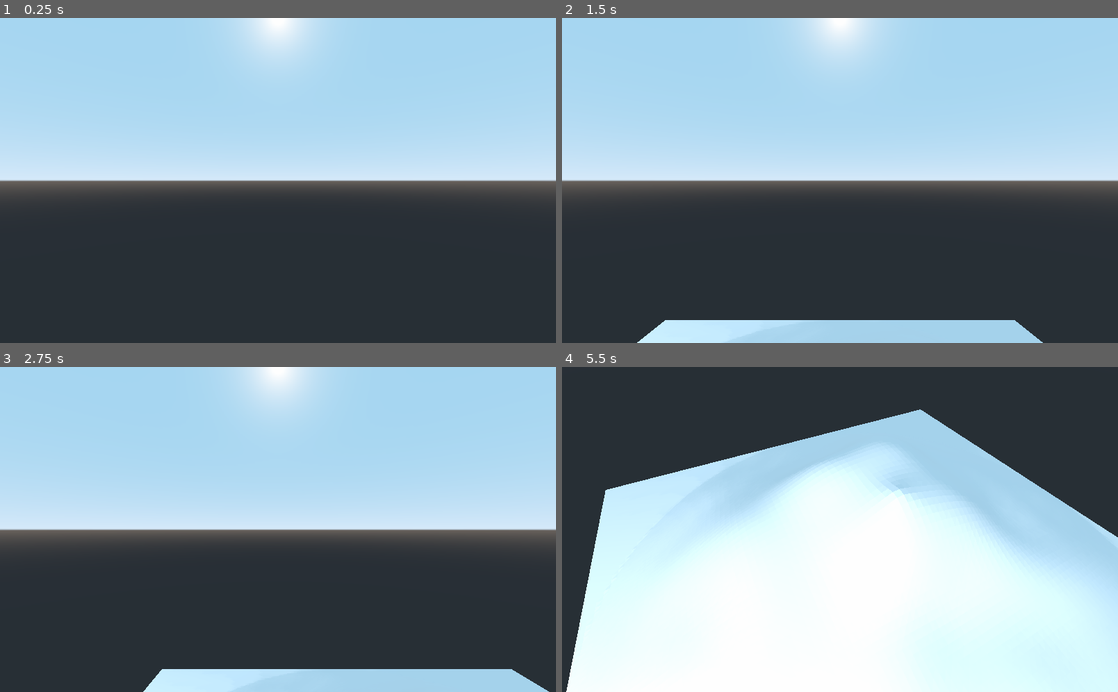
Above: before the commit, frames 1-4 (two rows, left to right).
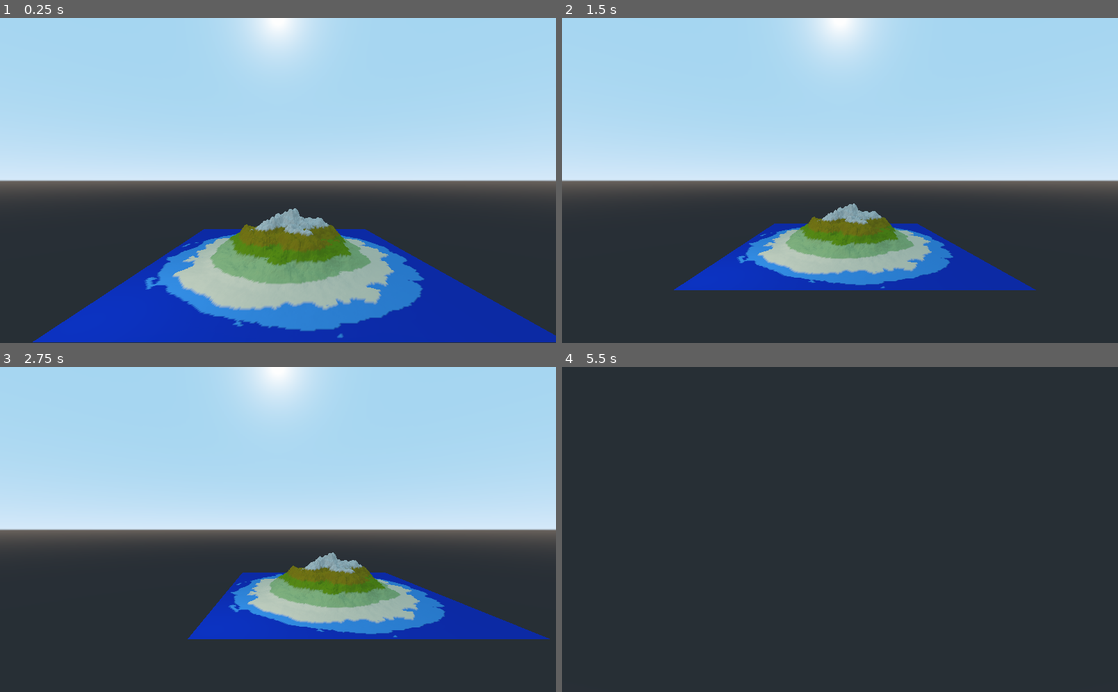
Above: after the commit, the same moments.

Repository: brennanwilkes/Tangaroa2
Game: Godot game, scene res://HeightMapTests.tscn
The game is run twice, just before and just after one commit, with the same random seed, the same clock (stepped at 60 frames per second) and the same inputs.
Inputs (mouse positions are in pixels of both pictures, inside the frame that each line leads up to):
- Up to frame 1 (0.25 s): no input
- Up to frame 2 (1.5 s): tap Enter at 0.5 s; move the mouse to (962, 164) at 0.52 s; hold S (camera_backward) 0.53-1.28 s; click (962, 164) at 0.67 s; move the mouse to (728, 196) at 1.27 s; tap W (camera_forward) at 1.35 s; click (728, 196) at 1.42 s
- Up to frame 3 (2.75 s): tap Space at 2 s; move the mouse to (333, 458) at 2.02 s; hold A (camera_left) from 2.03 s (still down); click (333, 458) at 2.17 s
- Up to frame 4 (5.5 s): move the mouse to (812, 594) at 2.77 s; release A (camera_left) at 2.78 s; tap D (camera_right) at 2.85 s; click (812, 594) at 2.92 s; tap Enter at 3.5 s; move the mouse to (1006, 578) at 3.52 s; hold C (camera_rotate_down) 3.53-4.28 s; click (1006, 578) at 3.67 s; move the mouse to (673, 480) at 4.27 s; tap Q (camera_rotate_left) at 4.35 s; click (673, 480) at 4.42 s; tap Space at 5 s; move the mouse to (867, 529) at 5.02 s; hold E (camera_rotate_right) from 5.03 s (still down); click (867, 529) at 5.17 s

The runs differ from the first frame. In frame 1, 22% of the frame differs, in the area x 5-100%, y 58-100%; in frame 2, 15%; in frame 3, 15%; in frame 4, 68%, in the area x 0-100%, y 13-100%.

Commit message:
Many more gd script improvements to height manipulation and soft min

Diff:
--- a/DebugCamera.gd
+++ b/DebugCamera.gd
@@ -1,6 +1,6 @@
 extends Camera
 
-export var speed = 0.1;
+export var speed = 0.25;
 
 func _process(delta):
 	var movement = Vector3(0.0,0.0,0.0);
@@ -14,7 +14,7 @@
 		movement += Vector3(speed,0.0,0.0);
 
 	#2d Rotation matrix
-	var ang = self.rotation.y * -1;
+	var ang = fmod(self.rotation.y + (PI*2), (PI*2)) * -1;
 	movement.x = movement.x * cos(ang) - movement.z * sin(ang);
 	movement.z = movement.x * sin(ang) + movement.z * cos(ang);
 
--- a/HeightMapTests.tscn
+++ b/HeightMapTests.tscn
@@ -7,12 +7,14 @@
 
 [node name="OmniLight" type="OmniLight" parent="."]
 transform = Transform( 1, 0, 0, 0, 1, 0, 0, 0, 1, -22.5269, 11.9443, 22.1142 )
-light_energy = 2.37
+light_energy = 0.5
+light_indirect_energy = 0.5
+light_specular = 0.0
 shadow_enabled = true
 shadow_bias = 2.41
-omni_range = 51.1088
+omni_range = 47.2069
 
 [node name="Island3D" parent="." instance=ExtResource( 1 )]
 
 [node name="DebugCamera" parent="." instance=ExtResource( 2 )]
-transform = Transform( 1, 0, 0, 0, 1, 0, 0, 0, 1, 0, 10, 0 )
+transform = Transform( 1, 0, 0, 0, 1, 0, 0, 0, 1, -2.04645, 15.1161, 46.7244 )
--- a/Island3D.gd
+++ b/Island3D.gd
@@ -1,11 +1,11 @@
 extends CSGMesh
 
 
-export var amplitude = 10.0;
+export var amplitude = 15.0;
 
-export var noise_size : Vector2 = Vector2(25.0,25.0);
+export var noise_size : Vector2 = Vector2(50.0,50.0);
 export var noise_precision : Vector2 = Vector2(4,4);
-export var noise_scale = Vector2(5.0,5.0);
+export var noise_scale = Vector2(12.5,12.5);
 export var noise_shift = Vector3(0.0,0.0,0.0);
 
 export var noise_lacunarity = 2.0;
@@ -18,13 +18,26 @@
 onready var noiseGenerator = OpenSimplexNoise.new();
 
 
+
+func smin(a : float, b : float, k : float):
+	var h = clamp(0.5 + 0.5*(a-b)/k, 0.0, 1.0);
+	return (a * (1-h) + b * h) - k*h*(1.0-h);
+
 func distance(a : Vector2,b : Vector2):
 	return sqrt(pow(a.x-b.x,2)+pow(a.y-b.y,2));
 
 onready var MAX_CIRCLE_DISTANCE = min(noise_size.x,noise_size.y) / 2.0;
 
 func circle_distance(coord : Vector2):
-	return 1 - min(distance(coord,Vector2(0.0,0.0)) / MAX_CIRCLE_DISTANCE,1)
+	var dis = distance(coord,Vector2(0.0,0.0));
+	dis /= MAX_CIRCLE_DISTANCE;
+
+	#dis = smin(pow(dis,1/4),pow(dis+0.5,4),0.85);
+	#dis = pow(dis,0.15);
+	#dis = pow(dis+0.2,4)
+	dis = smin(pow(dis,0.15),pow(dis+0.5,4),0.999999)
+	return clamp(1 - dis,0,1);
+
 
 func update_noise_settings():
 	noiseGenerator.seed = noise_seed;
@@ -33,15 +46,30 @@
 	noiseGenerator.persistence = noise_persistence;
 	noiseGenerator.lacunarity = noise_lacunarity;
 
+func get_transformed_noise_3d(coord):
+	return noiseGenerator.get_noise_3d(coord.x*noise_scale.x + noise_shift.x,coord.y*noise_scale.y + noise_shift.y , noise_shift.z);
+
+
+func get_noise_mask(coord : Vector2, midpoint : float):
+	return 1 if get_transformed_noise_3d(coord) > midpoint else -1;
+
+
 func get_noise_height(coord : Vector2):
-	var height = noiseGenerator.get_noise_3d(coord.x*noise_scale.x + noise_shift.x,coord.y*noise_scale.y + noise_shift.y , noise_shift.z);
+	var height = get_transformed_noise_3d(coord);
 	height = (height+1)/2;
 	return height;
 
 func get_island_height(coord : Vector2):
 	var height =  get_noise_height(coord);
+	height *= circle_distance(coord);
 	height *= amplitude;
-	height *= circle_distance(coord);
+
+	if(height < 0.1):
+		var oldseed = noiseGenerator.seed;
+		noiseGenerator.seed += 100;
+		height *= get_noise_mask(coord, 0.25);
+		noiseGenerator.seed = oldseed;
+
 	return height;
 
 func update_mesh():
@@ -72,6 +100,7 @@
 
 
 func _ready():
+	update_noise_settings();
 	update_mesh();
 
 
--- a/Island3D.tscn
+++ b/Island3D.tscn
@@ -7,6 +7,62 @@
 subdivide_width = 10
 subdivide_depth = 10
 
+[sub_resource type="Shader" id=2]
+code = "shader_type spatial;
+
+
+float deep(float h){
+	return float(h < 0.005);
+}
+float shallows(float h){
+	return float(h < 0.25 && h > 0.005);
+}
+float beach(float h){
+	return float(h >= 0.25 && h < 1.0);
+}
+float grass1(float h){
+	return float(h >= 1.0 && h < 2.6);
+}
+float grass2(float h){
+	return float(h >= 2.6 && h < 4.0);
+}
+float grass3(float h){
+	return float(h >= 4.0 && h < 6.0);
+}
+float rock1(float h){
+	return float(h >= 6.0);
+}
+
+
+float calc_r(float h){
+	return deep(h)*0.0 + shallows(h)*0.047 + beach(h)*0.816 + grass1(h)*0.345 + grass2(h)*0.153 + grass3(h)*0.298 + rock1(h)*0.584;
+}
+float calc_g(float h){
+	return deep(h)*0.027 + shallows(h)*0.286 + beach(h)*0.671 + grass1(h)*0.494 + grass2(h)*0.298 + grass3(h)*0.212 + rock1(h)*0.586;
+}
+float calc_b(float h){
+	return deep(h)*0.439 + shallows(h)*0.695 + beach(h)*0.463 + grass1(h)*0.192 + grass2(h)*0.0 + grass3(h)*0.0 + rock1(h)*0.533;
+}
+
+void vertex() {
+	float y = VERTEX.y;
+
+	VERTEX.y = y * float(y >= 0.25);
+
+	COLOR.r = calc_r(y);
+	COLOR.g = calc_g(y);
+	COLOR.b = calc_b(y);
+}
+
+
+void fragment(){
+  ALBEDO = COLOR.xyz;
+}"
+
+[sub_resource type="ShaderMaterial" id=3]
+shader = SubResource( 2 )
+
 [node name="Island3D" type="CSGMesh"]
 mesh = SubResource( 1 )
+material = SubResource( 3 )
 script = ExtResource( 1 )
Not shown: 1 places in Island3D.tscn that only renumber resources
Not shown, changed: export_presets.cfg
